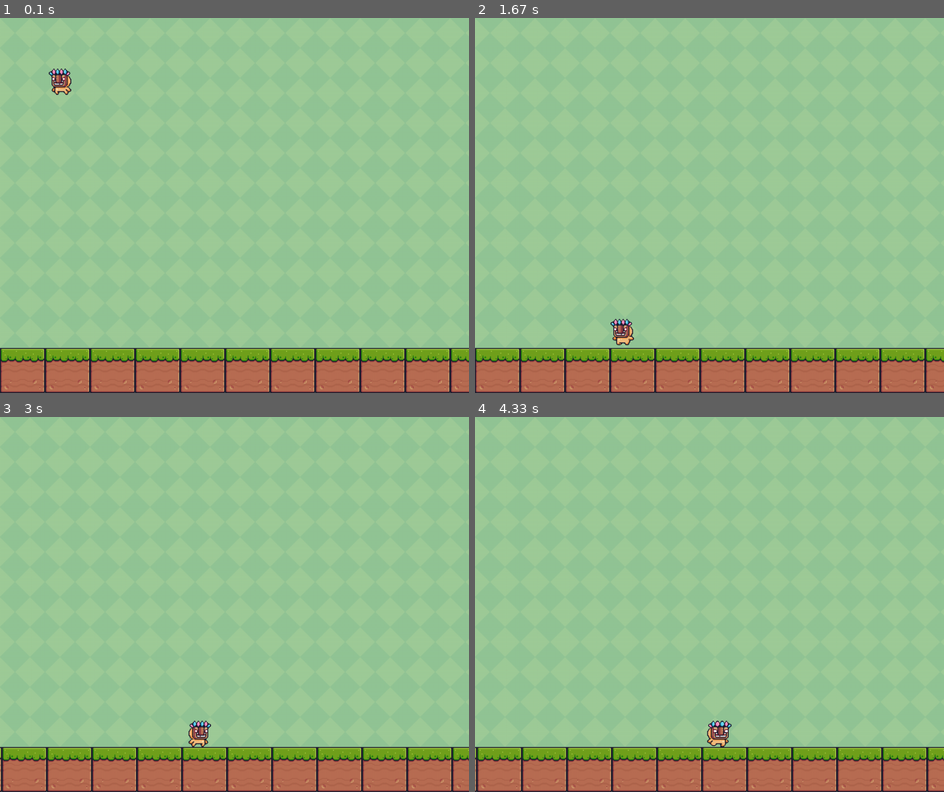
Above: before the commit, frames 1-4 (two rows, left to right).
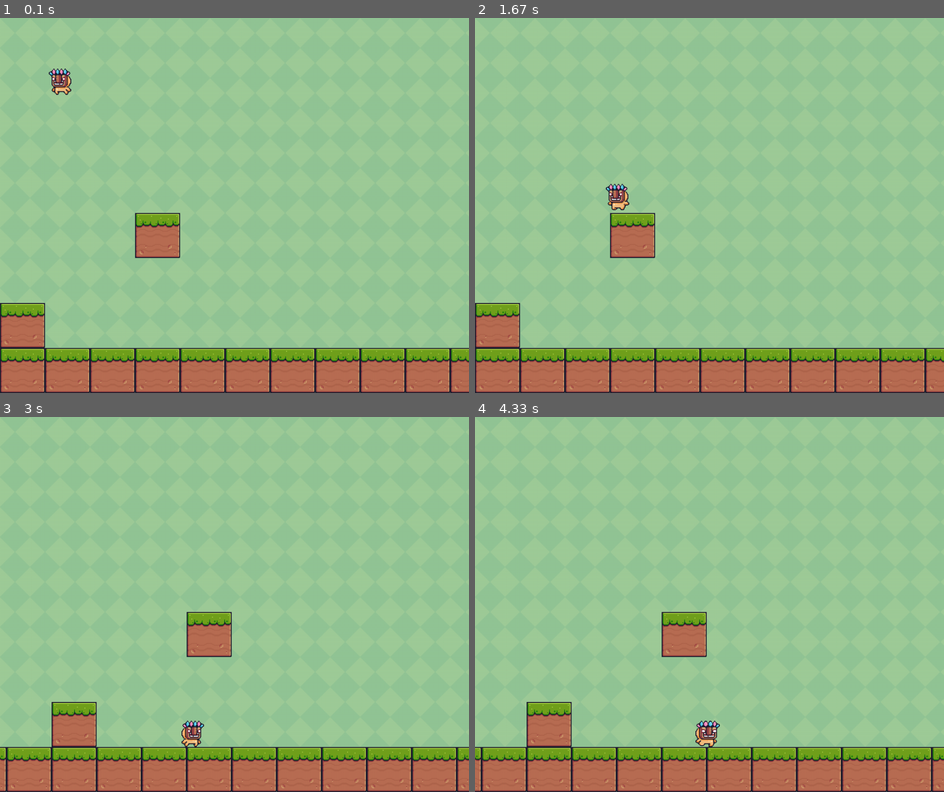
Above: after the commit, the same moments.

Repository: Castleexe/Capstone
Game: pygame game, started from Learning Pygame/main.py
Same seed, same stepped clock (60 frames per second), same inputs: the game is played once before the commit and once after it.
Inputs:
- Up to frame 1 (0.1 s): no input
- Up to frame 2 (1.67 s): hold D 0.33-0.8 s; hold D 0.83-1.3 s; hold A from 1.33 s (still down)
- Up to frame 3 (3 s): release A at 1.87 s; hold A 1.9-2.3 s; hold D 2.33-2.97 s
- Up to frame 4 (4.33 s): hold A 3-3.47 s; hold D 3.5-3.97 s; hold D from 4 s (still down)

The runs differ from the first frame. In frame 1, 2.3% of the frame differs, in the area x 0-39%, y 51-89%; in frame 2, 2.9%; in frame 3, 5.7%; in frame 4, 5.8%, in the area x 0-100%, y 51-100%.

Commit message:
added horizontal collision

Diff:
--- a/Learning Pygame/main.py
+++ b/Learning Pygame/main.py
@@ -190,13 +190,30 @@
 
     return collided_objects
 
+def colldie(player, objects, dx):
+    player.move(dx, 0)
+    player.update() #moving player where they would be if they moved horizontally
+    collided_object = None
+    for obj in objects:
+        if pygame.sprite.collide_mask(player, obj):
+            collided_object = obj
+            break
+
+    player.move(-dx, 0)
+    player.update()
+    return collided_object
+
+
 def handle_move(player, objects):
     keys = pygame.key.get_pressed()
 
     player.x_vel = 0
-    if keys[pygame.K_a]:
+    colldie_left = colldie(player, objects, -PLAYER_VEL * 2)
+    colldie_right = colldie(player, objects, PLAYER_VEL * 2)
+
+    if keys[pygame.K_a] and not colldie_left:
         player.move_left(PLAYER_VEL)
-    if keys[pygame.K_d]:
+    if keys[pygame.K_d] and not colldie_right:
         player.move_right(PLAYER_VEL)
 
     handle_vertical_collision(player, objects, player.y_vel)
@@ -209,6 +226,8 @@
 
     player = Player(100,100,50,50)
     floor = [Block(i * block_size, HEIGHT-block_size, block_size) for i in range(-WIDTH // block_size, (WIDTH*2) // block_size)]
+    objects = [*floor, Block(0, HEIGHT- block_size * 2, block_size),
+    Block(block_size * 3, HEIGHT- block_size * 4, block_size)]
 
     offset_x = 0
     scroll_area_width = 200
@@ -227,8 +246,8 @@
                     player.jump()
 
         player.loop(FPS)
-        handle_move(player, floor)
-        draw(window, background, bg_img, player, floor, offset_x)
+        handle_move(player, objects)
+        draw(window, background, bg_img, player, objects, offset_x)
 
         if ((player.rect.right - offset_x >= WIDTH - scroll_area_width) and player.x_vel > 0) or (
                 (player.rect.left - offset_x <= scroll_area_width) and player.x_vel < 0):
